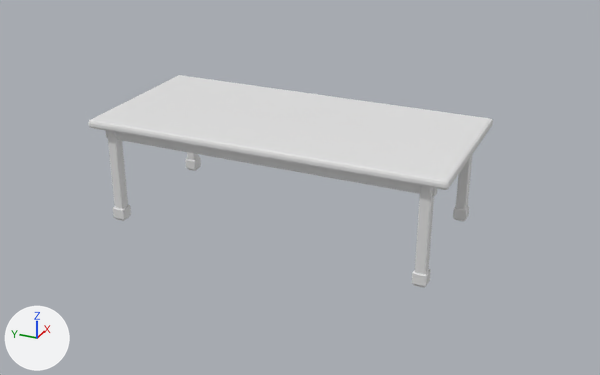
Before and after pictures for a commit that changed the FBX model Assets/_LayarTerakhir/Art/Atmaja/Models/LongDiningTable.fbx.
Camera for both pictures: a 50 mm camera at (-6.0, -2.78, 3.32) aimed at (-0.03, -0.09, 0.33). Lighting does not change. The marker at lower left points along +X, +Y and +Z. The picture after the commit comes second.

The scene before the commit, as lines of its bpy script (objects in view):
```python
me_cube = bpy.data.meshes.new('Cube')
me_cube.from_pydata(...)  # 616 vertices, 594 faces; spans x -0.73..0.73, y -1.55..1.55, z -0.9..0.04
me_cube.materials.append(mat_house_mat_wooddoor)  # white #e7e7e7
ob_static__house_mat_wooddoor = bpy.data.objects.new('Static__House_MAT_WoodDoor', me_cube)
ob_static__house_mat_wooddoor.location = (0.0, 0.0, 0.9)
```
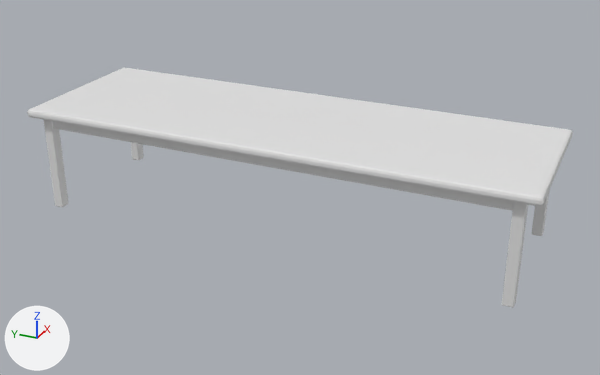
Edits to the bpy script that builds the scene:
```text
Change me_cube:
    used by ob_static__house_mat_wooddoor; location = (0.0, 0.0, 0.9)
    remove me_cube.from_pydata(...)  # 616 vertices, 594 faces; spans x -0.73..0.73, y -1.55..1.55, z -0.9..0.04
    add me_cube.from_pydata(...)  # 392 vertices, 378 faces; spans x -0.73..0.73, y -2.2..2.2, z 0.0..0.94
    me_cube part 1: the loose piece of 56 vertices spanning x -0.73..0.73, y -1.55..1.55, z -0.04..0.04 is scaled about its middle by (1, 1.42, 1), then moved by (0.0, 0.0, 0.9)
    me_cube part 2: the loose piece of 56 vertices spanning x -0.64..-0.58, y -1.44..1.44, z -0.13..-0.02 is scaled about its middle by (1.08, 1.44, 1.04), then moved by (0.0, 0.0, 0.9)
    me_cube part 3: the loose piece of 56 vertices spanning x -0.66..-0.56, y -1.41..-1.33, z -0.9..-0.04 is moved by (0.0, -0.67, 0.9)
    me_cube part 4: the loose piece of 56 vertices spanning x -0.66..-0.56, y 1.33..1.41, z -0.9..-0.04 is moved by (0.0, 0.67, 0.9)
    me_cube part 5: the loose piece of 56 vertices spanning x 0.56..0.66, y -1.41..-1.33, z -0.9..-0.04 is moved by (0.0, -0.67, 0.9)
    me_cube part 6: the loose piece of 56 vertices spanning x 0.56..0.66, y 1.33..1.41, z -0.9..-0.04 is moved by (0.0, 0.67, 0.9)
    me_cube part 7: the loose piece of 56 vertices spanning x -0.67..-0.55, y 1.31..1.43, z -0.88..-0.78 is deleted
    me_cube part 8: the loose piece of 56 vertices spanning x 0.55..0.67, y -1.43..-1.31, z -0.88..-0.78 is deleted
    me_cube part 9: the loose piece of 56 vertices spanning x -0.67..-0.55, y -1.43..-1.31, z -0.88..-0.78 is deleted
    me_cube part 10: the loose piece of 56 vertices spanning x 0.55..0.67, y 1.31..1.43, z -0.88..-0.78 is deleted
    other edits to the shape of me_cube do not show in these pictures
Change ob_static__house_mat_wooddoor:
    ob_static__house_mat_wooddoor.location: (0.0, 0.0, 0.9) -> (0.0, 0.0, 0.0)
```

What differs and where, as boxes (x1, y1, x2, y2) in the pictures (600 x 375 px; the box of a moved part takes in the faces that stretch with it):
'Static__House_MAT_WoodDoor', reshaped, moved (35% wider, 13% taller)
    before: (88, 75, 493, 288)
    after: (27, 67, 573, 308)
part 1 of me_cube, moved or reshaped
    before: (88, 75, 493, 190)
    after: (27, 67, 573, 206)
part 2 of me_cube, moved or reshaped
    before: (105, 130, 437, 196)
    after: (52, 121, 514, 211)
part 3 of me_cube, moved or reshaped
    before: (414, 186, 434, 288)
    after: (502, 202, 528, 308)
part 4 of me_cube, moved or reshaped
    before: (107, 131, 129, 221)
    after: (44, 120, 68, 207)
part 5 of me_cube, moved or reshaped
    before: (455, 155, 472, 221)
    after: (532, 192, 549, 236)
part 6 of me_cube, moved or reshaped
    before: (187, 152, 199, 171)
    after: (131, 142, 144, 160)
part 7 of me_cube, deleted
    before: (113, 205, 131, 220)
part 8 of me_cube, deleted
    before: (453, 206, 469, 220)
part 9 of me_cube, deleted
    before: (412, 269, 431, 287)
part 10 of me_cube, deleted
    before: (185, 157, 201, 170)
